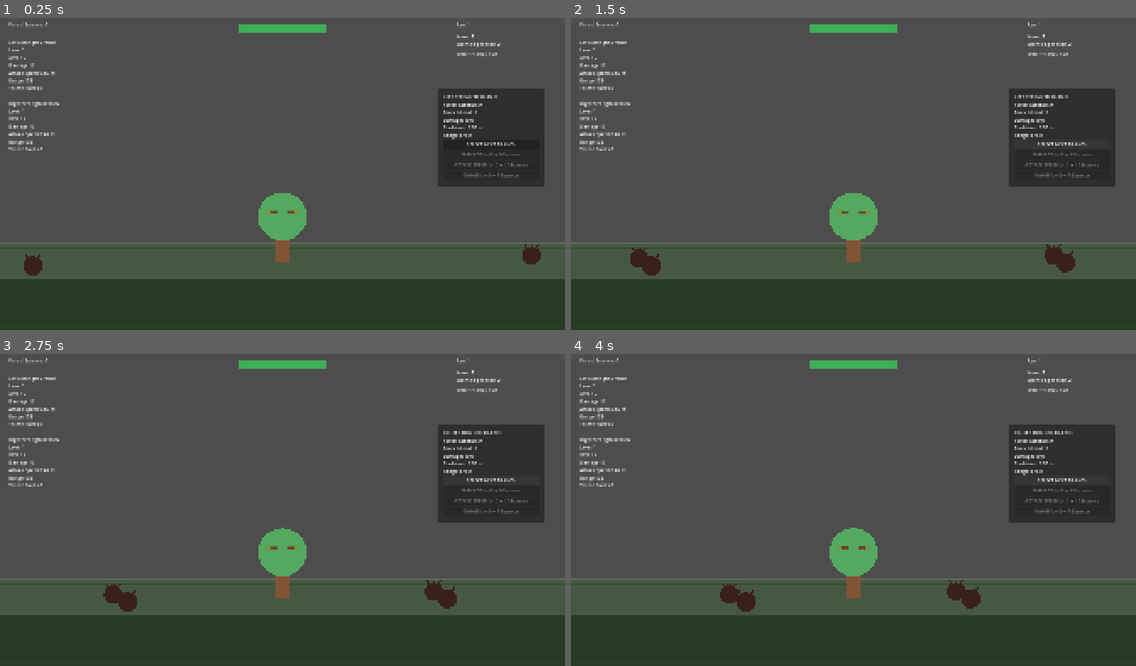
Above: before the commit, frames 1-4 (two rows, left to right).
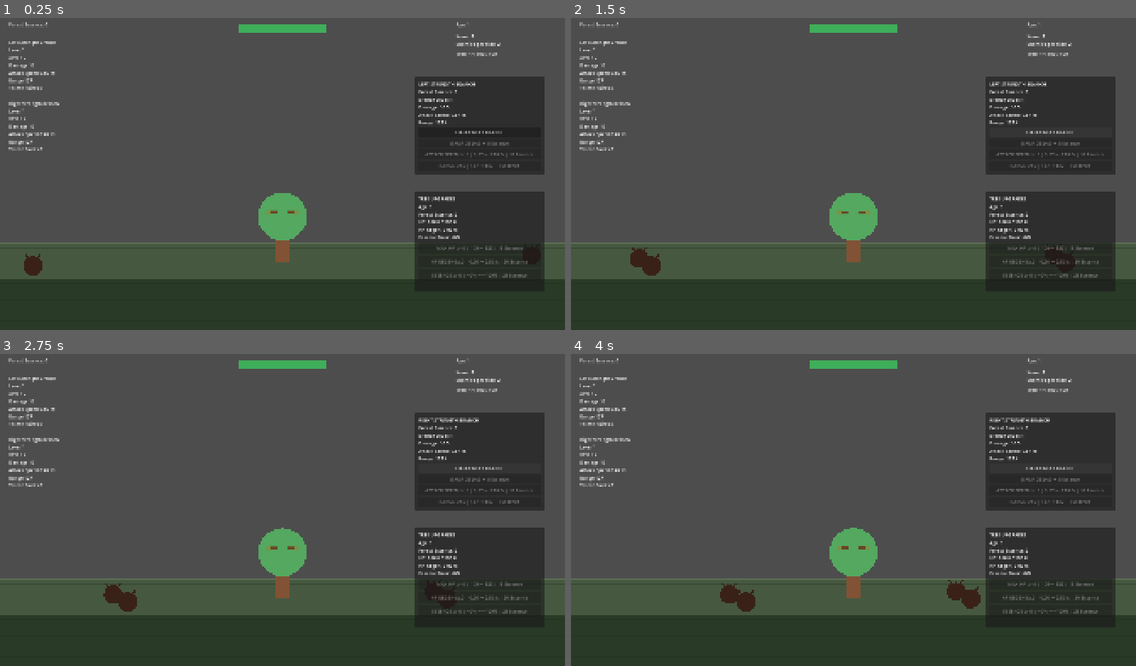
Above: after the commit, the same moments.

Repository: Triggggie/tree-guardian
Game: Godot game, scene res://scenes/main_world.tscn
The game is run twice, just before and just after one commit, with the same random seed, the same clock (stepped at 60 frames per second) and the same inputs.
Inputs:
- Up to frame 1 (0.25 s): no input
- Up to frame 2 (1.5 s): click "SELECT NEXT BRANCH" at 0.5 s; click "SELECT NEXT BRANCH" at 1.25 s
- Up to frame 3 (2.75 s): click "SELECT NEXT BRANCH" at 2 s
- Up to frame 4 (4 s): no input

The runs differ from the first frame. In frame 1, 9.2% of the frame differs, in the area x 5-97%, y 18-84%; in frame 2, 9.0%; in frame 3, 9.0%; in frame 4, 9.2%.

Commit message:
Rework branch range and unify attack speed UI

Diff:
--- a/scenes/main_world.tscn
+++ b/scenes/main_world.tscn
@@ -12,6 +12,7 @@
 [ext_resource type="Script" uid="uid://cm1hp5r1nupd8" path="res://scripts/health_bar.gd" id="9_oa7qk"]
 [ext_resource type="Script" uid="uid://bork7wfdehi0k" path="res://scripts/wave_message_label.gd" id="10_bokwj"]
 [ext_resource type="Script" uid="uid://b54clhb610ogx" path="res://scripts/branch_upgrade_panel.gd" id="11_avgj4"]
+[ext_resource type="Script" uid="uid://28ykddq1rea" path="res://scripts/tree_upgrade_panel.gd" id="12_sr1c3"]
 
 [sub_resource type="StyleBoxFlat" id="StyleBoxFlat_kdq54"]
 bg_color = Color(0.12156863, 0.16470589, 0.13333334, 1)
@@ -38,6 +39,7 @@
 
 [node name="Tree" parent="Entities" unique_id=1588258163 instance=ExtResource("1_6x5uh")]
 position = Vector2(960, 850)
+essence_gain_per_upgrade = 1.0
 
 [node name="Effects" type="Node2D" parent="." unique_id=1045736026]
 
@@ -141,19 +143,18 @@
 script = ExtResource("10_bokwj")
 
 [node name="BranchUpgradePanel" type="Panel" parent="UI" unique_id=596717638]
-offset_left = 1490.0
-offset_top = 260.0
+offset_left = 1410.0
+offset_top = 220.0
 offset_right = 1850.0
-offset_bottom = 590.0
+offset_bottom = 550.0
 script = ExtResource("11_avgj4")
 
 [node name="VBoxContainer" type="VBoxContainer" parent="UI/BranchUpgradePanel" unique_id=1610668744]
-custom_minimum_size = Vector2(330, 290)
 layout_mode = 0
-offset_left = 15.0
-offset_top = 15.0
-offset_right = 315.0
-offset_bottom = 345.0
+offset_left = 12.0
+offset_top = 12.0
+offset_right = 428.0
+offset_bottom = 318.0
 
 [node name="BranchNameLabel" type="Label" parent="UI/BranchUpgradePanel/VBoxContainer" unique_id=319389972]
 layout_mode = 2
@@ -162,15 +163,52 @@
 layout_mode = 2
 
 [node name="BranchSelectButton" type="Button" parent="UI/BranchUpgradePanel/VBoxContainer" unique_id=445675022]
+custom_minimum_size = Vector2(0, 34)
 layout_mode = 2
 
 [node name="DamageButton" type="Button" parent="UI/BranchUpgradePanel/VBoxContainer" unique_id=1364386985]
+custom_minimum_size = Vector2(0, 34)
 layout_mode = 2
 
 [node name="AttackSpeedButton" type="Button" parent="UI/BranchUpgradePanel/VBoxContainer" unique_id=453625647]
+custom_minimum_size = Vector2(0, 34)
 layout_mode = 2
 
 [node name="RangeButton" type="Button" parent="UI/BranchUpgradePanel/VBoxContainer" unique_id=1906190749]
+custom_minimum_size = Vector2(0, 34)
+layout_mode = 2
+
+[node name="TreeUpgradePanel" type="Panel" parent="UI" unique_id=1382964172]
+offset_left = 1410.0
+offset_top = 610.0
+offset_right = 1850.0
+offset_bottom = 950.0
+script = ExtResource("12_sr1c3")
+
+[node name="VBoxContainer" type="VBoxContainer" parent="UI/TreeUpgradePanel" unique_id=1447516474]
+custom_minimum_size = Vector2(330, 270)
+layout_mode = 0
+offset_left = 12.0
+offset_top = 12.0
+offset_right = 428.0
+offset_bottom = 328.0
+
+[node name="TitleLabel" type="Label" parent="UI/TreeUpgradePanel/VBoxContainer" unique_id=1830355213]
+layout_mode = 2
+
+[node name="TreeStatsLabel" type="Label" parent="UI/TreeUpgradePanel/VBoxContainer" unique_id=1310339472]
+layout_mode = 2
+
+[node name="MaxHealthButton" type="Button" parent="UI/TreeUpgradePanel/VBoxContainer" unique_id=946604884]
+custom_minimum_size = Vector2(0, 42)
+layout_mode = 2
+
+[node name="HealthRegenButton" type="Button" parent="UI/TreeUpgradePanel/VBoxContainer" unique_id=14561514]
+custom_minimum_size = Vector2(0, 42)
+layout_mode = 2
+
+[node name="EssenceGainButton" type="Button" parent="UI/TreeUpgradePanel/VBoxContainer" unique_id=1944836776]
+custom_minimum_size = Vector2(0, 42)
 layout_mode = 2
 
 [node name="Camera2D" type="Camera2D" parent="." unique_id=827092689]
--- a/scripts/bark_beetle.gd
+++ b/scripts/bark_beetle.gd
@@ -18,6 +18,7 @@
 @export_category("Health")
 @export var max_health: float = 30.0
 @export var xp_reward: int = 1
+@export var forest_essence_reward: int = 1
 
 @export_category("Attack")
 @export var attack_damage: float = 5.0
@@ -385,7 +386,14 @@
 	):
 		killer.add_xp(xp_reward)
 
-	drop_forest_essence()
+	var actual_essence_reward: int = (
+		get_actual_essence_reward()
+	)
+
+	drop_forest_essence(
+		actual_essence_reward
+	)
+
 	play_death_feedback()
 
 
@@ -415,15 +423,49 @@
 	death_tween.tween_callback(queue_free)
 
 
-func drop_forest_essence() -> void:
-	var essence: Node2D = (
-		FOREST_ESSENCE_SCENE.instantiate()
-		as Node2D
-	)
-
-	get_parent().add_child(essence)
-	essence.global_position = global_position
-
+func get_actual_essence_reward() -> int:
+	if not is_instance_valid(target_tree):
+		return max(
+			forest_essence_reward,
+			1
+		)
+
+	if target_tree.has_method(
+		"calculate_forest_essence_reward"
+	):
+		return target_tree.calculate_forest_essence_reward(
+			forest_essence_reward
+		)
+
+	return max(
+		forest_essence_reward,
+		1
+	)
+
+
+func drop_forest_essence(
+	drop_count: int
+) -> void:
+	if drop_count <= 0:
+		return
+
+	for drop_index in range(drop_count):
+		var essence: Node2D = (
+			FOREST_ESSENCE_SCENE.instantiate()
+			as Node2D
+		)
+
+		get_parent().add_child(essence)
+
+		var drop_offset := Vector2(
+			randf_range(-28.0, 28.0),
+			randf_range(-24.0, 8.0)
+		)
+
+		essence.global_position = (
+			global_position
+			+ drop_offset
+		)
 
 func stop_combat() -> void:
 	if is_dying:
--- a/scripts/branch_upgrade_panel.gd
+++ b/scripts/branch_upgrade_panel.gd
@@ -153,7 +153,6 @@
 				upgrade_callable
 			)
 
-
 func update_panel() -> void:
 	if not is_instance_valid(selected_branch):
 		branch_name_label.text = "NO BRANCH"
@@ -163,7 +162,6 @@
 		damage_button.disabled = true
 		attack_speed_button.disabled = true
 		range_button.disabled = true
-
 		return
 
 	branch_select_button.disabled = (
@@ -190,6 +188,11 @@
 	var cooldown: float = (
 		selected_branch.get_current_attack_cooldown()
 	)
+
+	var attack_speed: float = 0.0
+
+	if cooldown > 0.0:
+		attack_speed = 1.0 / cooldown
 
 	var attack_range: float = (
 		selected_branch.get_current_attack_range()
@@ -199,20 +202,19 @@
 		"Forest Essence: %d\n"
 		+ "Branch Level: %d\n"
 		+ "Damage: %.1f\n"
-		+ "Cooldown: %.2f s\n"
+		+ "Attack Speed: %.2f /s\n"
 		+ "Range: %.1f"
 	) % [
 		essence_amount,
 		selected_branch.branch_level,
 		damage,
-		cooldown,
+		attack_speed,
 		attack_range
 	]
 
 	update_damage_button(essence_amount)
 	update_attack_speed_button(essence_amount)
 	update_range_button(essence_amount)
-
 
 func get_branch_side_name() -> String:
 	if not is_instance_valid(selected_branch):
@@ -271,7 +273,6 @@
 		essence_amount < cost
 	)
 
-
 func update_attack_speed_button(
 	essence_amount: int
 ) -> void:
@@ -298,10 +299,36 @@
 		.get_attack_speed_upgrade_cost()
 	)
 
+	var current_cooldown: float = (
+		selected_branch.get_current_attack_cooldown()
+	)
+
+	var next_cooldown: float = max(
+		selected_branch.base_attack_cooldown
+		- (current_level + 1)
+		* selected_branch.cooldown_reduction_per_upgrade,
+		selected_branch.minimum_attack_cooldown
+	)
+
+	var current_attack_speed: float = 0.0
+	var next_attack_speed: float = 0.0
+
+	if current_cooldown > 0.0:
+		current_attack_speed = (
+			1.0 / current_cooldown
+		)
+
+	if next_cooldown > 0.0:
+		next_attack_speed = (
+			1.0 / next_cooldown
+		)
+
 	attack_speed_button.text = (
-		"ATTACK SPEED Lv.%d → %d Essence"
+		"ATTACK SPEED Lv.%d | %.2f → %.2f /s | %d Essence"
 		% [
 			current_level,
+			current_attack_speed,
+			next_attack_speed,
 			cost
 		]
 	)
@@ -310,7 +337,6 @@
 		essence_amount < cost
 	)
 
-
 func update_range_button(
 	essence_amount: int
 ) -> void:
@@ -318,9 +344,11 @@
 		selected_branch.range_upgrade_level
 	)
 
-	var maximum_level: int = (
+	var maximum_level: int = min(
 		selected_branch
-		.get_maximum_essence_upgrade_level()
+		.get_maximum_essence_upgrade_level(),
+		selected_branch
+		.get_maximum_range_upgrade_level()
 	)
 
 	if current_level >= maximum_level:
@@ -336,10 +364,28 @@
 		selected_branch.get_range_upgrade_cost()
 	)
 
+	var current_range: float = (
+		selected_branch.get_current_attack_range()
+	)
+
+	var next_range_bonus: float = min(
+		(current_level + 1)
+		* selected_branch.range_per_upgrade,
+		selected_branch.maximum_range_bonus
+	)
+
+	var next_range: float = (
+		selected_branch.get_current_length()
+		+ selected_branch.base_range_padding
+		+ next_range_bonus
+	)
+
 	range_button.text = (
-		"RANGE Lv.%d → %d Essence"
+		"RANGE Lv.%d | %.0f → %.0f | %d Essence"
 		% [
 			current_level,
+			current_range,
+			next_range,
 			cost
 		]
 	)
@@ -347,7 +393,6 @@
 	range_button.disabled = (
 		essence_amount < cost
 	)
-
 
 func _on_branch_select_button_pressed() -> void:
 	select_branch(
--- a/scripts/forest_essence.gd
+++ b/scripts/forest_essence.gd
@@ -11,7 +11,16 @@
 
 
 func _ready() -> void:
-	target_tree = get_tree().get_first_node_in_group("tree") as Node2D
+	target_tree = (
+		get_tree().get_first_node_in_group("tree")
+		as Node2D
+	)
+
+	# Orby nevylétnou všechny ve zcela stejný okamžik.
+	pickup_delay += randf_range(
+		0.0,
+		0.18
+	)
 
 
 func _process(delta: float) -> void:
@@ -28,18 +37,28 @@
 		move_speed * delta
 	)
 
-	if global_position.distance_to(target_tree.global_position) <= collect_distance:
+	if (
+		global_position.distance_to(
+			target_tree.global_position
+		)
+		<= collect_distance
+	):
 		collect()
 
 
 func collect() -> void:
 	if (
 		is_instance_valid(target_tree)
-		and target_tree.has_method("add_forest_essence")
+		and target_tree.has_method(
+			"add_forest_essence"
+		)
 	):
-		target_tree.add_forest_essence(essence_value)
+		target_tree.add_forest_essence(
+			essence_value
+		)
 
 	queue_free()
+
 
 func _draw() -> void:
 	draw_circle(
--- a/scripts/strength_branch.gd
+++ b/scripts/strength_branch.gd
@@ -23,13 +23,14 @@
 @export_enum("Left", "Right")
 var facing_side: int = 0
 
+# Přirozený dosah vychází z aktuální vizuální délky větve.
+# Padding zajišťuje, že i mladá větev dosáhne na brouka u stromu.
+@export var base_range_padding: float = 100.0
+
 @export var base_damage: float = 10.0
 @export var attack_angle_degrees: float = 18.0
 @export var attack_duration: float = 0.12
 
-@export var minimum_attack_range: float = 175.0
-@export var attack_range_bonus: float = 65.0
-
 @export var base_attack_cooldown: float = 1.5
 @export var minimum_attack_cooldown: float = 0.45
 
@@ -44,7 +45,8 @@
 @export var cooldown_reduction_per_upgrade: float = 0.08
 @export var attack_speed_upgrade_base_cost: int = 10
 
-@export var range_per_upgrade: float = 12.0
+@export var range_per_upgrade: float = 15.0
+@export var maximum_range_bonus: float = 150.0
 @export var range_upgrade_base_cost: int = 7
 
 @export_range(1.01, 5.0, 0.01)
@@ -238,19 +240,19 @@
 	)
 
 
+func get_current_range_bonus() -> float:
+	return min(
+		range_upgrade_level * range_per_upgrade,
+		maximum_range_bonus
+	)
+
+
 func get_current_attack_range() -> float:
-	var visual_reach: float = (
+	return (
 		get_current_length()
-		+ attack_range_bonus
-		+ range_upgrade_level
-		* range_per_upgrade
-	)
-
-	return max(
-		visual_reach,
-		minimum_attack_range
-	)
-
+		+ base_range_padding
+		+ get_current_range_bonus()
+	)
 
 func get_available_talent_points() -> int:
 	return available_talent_points
@@ -401,6 +403,12 @@
 
 
 func purchase_range_upgrade() -> bool:
+	if (
+		range_upgrade_level
+		>= get_maximum_range_upgrade_level()
+	):
+		return false
+
 	if not can_upgrade_stat(
 		range_upgrade_level
 	):
@@ -425,7 +433,6 @@
 	)
 
 	return true
-
 
 func print_upgrade_result(
 	upgrade_name: String,
@@ -861,3 +868,18 @@
 
 	if cooldown_timer.is_stopped():
 		cooldown_timer.start()
+
+
+func get_maximum_range_upgrade_level() -> int:
+	if range_per_upgrade <= 0.0:
+		return 0
+
+	return max(
+		int(
+			floor(
+				maximum_range_bonus
+				/ range_per_upgrade
+			)
+		),
+		0
+	)
--- a/scripts/tree.gd
+++ b/scripts/tree.gd
@@ -4,6 +4,10 @@
 signal forest_essence_changed(new_amount: int)
 signal age_changed(new_age: int)
 signal growth_changed(growth_factor: float)
+signal tree_upgrade_changed(
+	upgrade_id: StringName,
+	new_level: int
+)
 
 signal health_changed(
 	current_health: float,
@@ -18,6 +22,27 @@
 @export var max_health: float = 100.0
 
 
+@export_category("Essence Upgrades")
+@export_range(1, 50, 1)
+var base_tree_upgrade_limit: int = 3
+
+@export_range(1, 100, 1)
+var age_per_additional_upgrade_level: int = 5
+
+@export_range(1.01, 5.0, 0.01)
+var tree_upgrade_cost_growth: float = 1.40
+
+@export var max_health_per_upgrade: float = 20.0
+@export var max_health_upgrade_base_cost: int = 15
+
+@export var health_regeneration_per_upgrade: float = 0.50
+@export var health_regeneration_upgrade_base_cost: int = 20
+
+@export_range(0.01, 1.0, 0.01)
+var essence_gain_per_upgrade: float = 0.10
+@export var essence_gain_upgrade_base_cost: int = 25
+
+
 @export_category("Tree Growth")
 # Věk, při kterém strom dosáhne konečné fyzické velikosti.
 @export_range(1, 500, 1)
@@ -70,6 +95,15 @@
 
 var forest_essence: int = 0
 var age: int = 1
+
+var max_health_upgrade_level: int = 0
+var health_regeneration_upgrade_level: int = 0
+var essence_gain_upgrade_level: int = 0
+
+# Uchovává desetinnou část bonusové Essence.
+# Například +10 % z odměny 1 Essence se projeví
+# jednou dodatečnou Essence přibližně po deseti odměnách.
+var essence_fraction_buffer: float = 0.0
 
 var idle_time: float = 0.0
 var current_health: float
@@ -110,6 +144,8 @@
 		1.0 + breath,
 		1.0 - breath * 0.35
 	)
+
+	process_health_regeneration(delta)
 
 
 func _draw() -> void:
@@ -388,6 +424,254 @@
 	)
 
 
+func get_maximum_tree_upgrade_level() -> int:
+	var safe_age_interval: int = max(
+		age_per_additional_upgrade_level,
+		1
+	)
+
+	var additional_levels: int = int(
+		floor(
+			float(max(age - 1, 0))
+			/ float(safe_age_interval)
+		)
+	)
+
+	return max(
+		base_tree_upgrade_limit + additional_levels,
+		1
+	)
+
+
+func get_tree_upgrade_cost(
+	base_cost: int,
+	current_upgrade_level: int
+) -> int:
+	var calculated_cost: float = (
+		float(base_cost)
+		* pow(
+			tree_upgrade_cost_growth,
+			current_upgrade_level
+		)
+	)
+
+	return max(
+		int(round(calculated_cost)),
+		1
+	)
+
+
+func get_max_health_upgrade_cost() -> int:
+	return get_tree_upgrade_cost(
+		max_health_upgrade_base_cost,
+		max_health_upgrade_level
+	)
+
+
+func get_health_regeneration_upgrade_cost() -> int:
+	return get_tree_upgrade_cost(
+		health_regeneration_upgrade_base_cost,
+		health_regeneration_upgrade_level
+	)
+
+
+func get_essence_gain_upgrade_cost() -> int:
+	return get_tree_upgrade_cost(
+		essence_gain_upgrade_base_cost,
+		essence_gain_upgrade_level
+	)
+
+
+func can_upgrade_tree_stat(
+	current_upgrade_level: int
+) -> bool:
+	return (
+		current_upgrade_level
+		< get_maximum_tree_upgrade_level()
+	)
+
+
+func get_current_health_regeneration() -> float:
+	return (
+		health_regeneration_upgrade_level
+		* health_regeneration_per_upgrade
+	)
+
+
+func get_current_essence_multiplier() -> float:
+	return (
+		1.0
+		+ essence_gain_upgrade_level
+		* essence_gain_per_upgrade
+	)
+
+
+func purchase_max_health_upgrade() -> bool:
+	if not can_upgrade_tree_stat(
+		max_health_upgrade_level
+	):
+		return false
+
+	var cost: int = get_max_health_upgrade_cost()
+
+	if not spend_forest_essence(cost):
+		return false
+
+	max_health_upgrade_level += 1
+	max_health += max_health_per_upgrade
+	current_health = min(
+		current_health + max_health_per_upgrade,
+		max_health
+	)
+
+	tree_upgrade_changed.emit(
+		&"max_health",
+		max_health_upgrade_level
+	)
+
+	health_changed.emit(
+		current_health,
+		max_health
+	)
+
+	print_tree_upgrade_result(
+		"Maximum HP",
+		max_health_upgrade_level,
+		cost
+	)
+
+	return true
+
+
+func purchase_health_regeneration_upgrade() -> bool:
+	if not can_upgrade_tree_stat(
+		health_regeneration_upgrade_level
+	):
+		return false
+
+	var cost: int = (
+		get_health_regeneration_upgrade_cost()
+	)
+
+	if not spend_forest_essence(cost):
+		return false
+
+	health_regeneration_upgrade_level += 1
+
+	tree_upgrade_changed.emit(
+		&"health_regeneration",
+		health_regeneration_upgrade_level
+	)
+
+	print_tree_upgrade_result(
+		"HP Regeneration",
+		health_regeneration_upgrade_level,
+		cost
+	)
+
+	return true
+
+
+func purchase_essence_gain_upgrade() -> bool:
+	if not can_upgrade_tree_stat(
+		essence_gain_upgrade_level
+	):
+		return false
+
+	var cost: int = get_essence_gain_upgrade_cost()
+
+	if not spend_forest_essence(cost):
+		return false
+
+	essence_gain_upgrade_level += 1
+
+	tree_upgrade_changed.emit(
+		&"essence_gain",
+		essence_gain_upgrade_level
+	)
+
+	print_tree_upgrade_result(
+		"Essence Gain",
+		essence_gain_upgrade_level,
+		cost
+	)
+
+	return true
+
+
+func print_tree_upgrade_result(
+	upgrade_name: String,
+	new_upgrade_level: int,
+	cost: int
+) -> void:
+	print(
+		upgrade_name,
+		" upgraded to Level ",
+		new_upgrade_level,
+		" | Cost: ",
+		cost,
+		" | Max HP: ",
+		max_health,
+		" | HP Regen: ",
+		get_current_health_regeneration(),
+		"/s | Essence Gain: x",
+		get_current_essence_multiplier()
+	)
+
+
+func process_health_regeneration(delta: float) -> void:
+	if is_dead:
+		return
+
+	if current_health >= max_health:
+		return
+
+	var regeneration_per_second: float = (
+		get_current_health_regeneration()
+	)
+
+	if regeneration_per_second <= 0.0:
+		return
+
+	current_health = min(
+		current_health
+		+ regeneration_per_second * delta,
+		max_health
+	)
+
+	health_changed.emit(
+		current_health,
+		max_health
+	)
+
+
+func calculate_forest_essence_reward(
+	base_amount: int
+) -> int:
+	if base_amount <= 0:
+		return 0
+
+	var exact_reward: float = (
+		float(base_amount)
+		* get_current_essence_multiplier()
+		+ essence_fraction_buffer
+	)
+
+	var rewarded_essence: int = int(
+		floor(exact_reward)
+	)
+
+	essence_fraction_buffer = (
+		exact_reward
+		- float(rewarded_essence)
+	)
+
+	return max(
+		rewarded_essence,
+		1
+	)
+
+
 func add_forest_essence(amount: int) -> void:
 	if amount <= 0:
 		return
@@ -397,7 +681,6 @@
 	forest_essence_changed.emit(
 		forest_essence
 	)
-
 
 func add_age(amount: int) -> void:
 	if amount <= 0:
--- /dev/null
+++ b/scripts/tree_upgrade_panel.gd
@@ -0,0 +1,359 @@
+extends Panel
+
+
+@onready var title_label: Label = (
+	$VBoxContainer/TitleLabel
+)
+
+@onready var tree_stats_label: Label = (
+	$VBoxContainer/TreeStatsLabel
+)
+
+@onready var max_health_button: Button = (
+	$VBoxContainer/MaxHealthButton
+)
+
+@onready var health_regen_button: Button = (
+	$VBoxContainer/HealthRegenButton
+)
+
+@onready var essence_gain_button: Button = (
+	$VBoxContainer/EssenceGainButton
+)
+
+
+var tree_node: Node
+
+
+func _ready() -> void:
+	tree_node = (
+		get_tree().get_first_node_in_group("tree")
+	)
+
+	title_label.text = "TREE UPGRADES"
+
+	max_health_button.pressed.connect(
+		_on_max_health_button_pressed
+	)
+
+	health_regen_button.pressed.connect(
+		_on_health_regen_button_pressed
+	)
+
+	essence_gain_button.pressed.connect(
+		_on_essence_gain_button_pressed
+	)
+
+	connect_tree_signals()
+	update_panel()
+
+
+func connect_tree_signals() -> void:
+	if not is_instance_valid(tree_node):
+		return
+
+	if tree_node.has_signal(
+		"forest_essence_changed"
+	):
+		tree_node.forest_essence_changed.connect(
+			_on_forest_essence_changed
+		)
+
+	if tree_node.has_signal(
+		"health_changed"
+	):
+		tree_node.health_changed.connect(
+			_on_health_changed
+		)
+
+	if tree_node.has_signal(
+		"age_changed"
+	):
+		tree_node.age_changed.connect(
+			_on_age_changed
+		)
+
+	if tree_node.has_signal(
+		"tree_upgrade_changed"
+	):
+		tree_node.tree_upgrade_changed.connect(
+			_on_tree_upgrade_changed
+		)
+
+
+func update_panel() -> void:
+	if not is_instance_valid(tree_node):
+		title_label.text = "TREE NOT FOUND"
+		tree_stats_label.text = ""
+
+		max_health_button.disabled = true
+		health_regen_button.disabled = true
+		essence_gain_button.disabled = true
+
+		return
+
+	title_label.text = "TREE UPGRADES"
+
+	var essence_amount: int = 0
+
+	if tree_node.has_method(
+		"get_forest_essence"
+	):
+		essence_amount = (
+			tree_node.get_forest_essence()
+		)
+
+	var health_regeneration: float = 0.0
+
+	if tree_node.has_method(
+		"get_current_health_regeneration"
+	):
+		health_regeneration = (
+			tree_node
+			.get_current_health_regeneration()
+		)
+
+	var essence_multiplier: float = 1.0
+
+	if tree_node.has_method(
+		"get_current_essence_multiplier"
+	):
+		essence_multiplier = (
+			tree_node
+			.get_current_essence_multiplier()
+		)
+
+	tree_stats_label.text = (
+		"Age: %d\n"
+		+ "Forest Essence: %d\n"
+		+ "HP: %.1f / %.1f\n"
+		+ "HP Regen: %.2f /s\n"
+		+ "Essence Gain: +%.0f%%"
+	) % [
+		tree_node.age,
+		essence_amount,
+		tree_node.current_health,
+		tree_node.max_health,
+		health_regeneration,
+		(essence_multiplier - 1.0) * 100.0
+	]
+
+	update_max_health_button(
+		essence_amount
+	)
+
+	update_health_regen_button(
+		essence_amount
+	)
+
+	update_essence_gain_button(
+		essence_amount
+	)
+
+
+func update_max_health_button(
+	essence_amount: int
+) -> void:
+	var current_level: int = (
+		tree_node.max_health_upgrade_level
+	)
+
+	var maximum_level: int = (
+		tree_node.get_maximum_tree_upgrade_level()
+	)
+
+	if current_level >= maximum_level:
+		max_health_button.text = (
+			"MAX HP Lv.%d — MAX"
+			% current_level
+		)
+
+		max_health_button.disabled = true
+		return
+
+	var cost: int = (
+		tree_node.get_max_health_upgrade_cost()
+	)
+
+	var next_max_health: float = (
+		tree_node.max_health
+		+ tree_node.max_health_per_upgrade
+	)
+
+	max_health_button.text = (
+		"MAX HP Lv.%d | %.0f → %.0f | %d Essence"
+		% [
+			current_level,
+			tree_node.max_health,
+			next_max_health,
+			cost
+		]
+	)
+
+	max_health_button.disabled = (
+		essence_amount < cost
+	)
+
+
+func update_health_regen_button(
+	essence_amount: int
+) -> void:
+	var current_level: int = (
+		tree_node.health_regeneration_upgrade_level
+	)
+
+	var maximum_level: int = (
+		tree_node.get_maximum_tree_upgrade_level()
+	)
+
+	if current_level >= maximum_level:
+		health_regen_button.text = (
+			"HP REGEN Lv.%d — MAX"
+			% current_level
+		)
+
+		health_regen_button.disabled = true
+		return
+
+	var cost: int = (
+		tree_node
+		.get_health_regeneration_upgrade_cost()
+	)
+
+	var current_regeneration: float = (
+		tree_node.get_current_health_regeneration()
+	)
+
+	var next_regeneration: float = (
+		current_regeneration
+		+ tree_node.health_regeneration_per_upgrade
+	)
+
+	health_regen_button.text = (
+		"HP REGEN Lv.%d | %.2f → %.2f/s | %d Essence"
+		% [
+			current_level,
+			current_regeneration,
+			next_regeneration,
+			cost
+		]
+	)
+
+	health_regen_button.disabled = (
+		essence_amount < cost
+	)
+
+
+func update_essence_gain_button(
+	essence_amount: int
+) -> void:
+	var current_level: int = (
+		tree_node.essence_gain_upgrade_level
+	)
+
+	var maximum_level: int = (
+		tree_node.get_maximum_tree_upgrade_level()
+	)
+
+	if current_level >= maximum_level:
+		essence_gain_button.text = (
+			"ESSENCE GAIN Lv.%d — MAX"
+			% current_level
+		)
+
+		essence_gain_button.disabled = true
+		return
+
+	var cost: int = (
+		tree_node.get_essence_gain_upgrade_cost()
+	)
+
+	var current_bonus: float = (
+		(
+			tree_node.get_current_essence_multiplier()
+			- 1.0
+		)
+		* 100.0
+	)
+
+	var next_bonus: float = (
+		current_bonus
+		+ tree_node.essence_gain_per_upgrade
+		* 100.0
+	)
+
+	essence_gain_button.text = (
+		"ESSENCE Lv.%d | +%.0f%% → +%.0f%% | %d Essence"
+		% [
+			current_level,
+			current_bonus,
+			next_bonus,
+			cost
+		]
+	)
+
+	essence_gain_button.disabled = (
+		essence_amount < cost
+	)
+
+
+func _on_max_health_button_pressed() -> void:
+	if not is_instance_valid(tree_node):
+		return
+
+	if tree_node.has_method(
+		"purchase_max_health_upgrade"
+	):
+		tree_node.purchase_max_health_upgrade()
+
+	update_panel()
+
+
+func _on_health_regen_button_pressed() -> void:
+	if not is_instance_valid(tree_node):
+		return
+
+	if tree_node.has_method(
+		"purchase_health_regeneration_upgrade"
+	):
+		tree_node.purchase_health_regeneration_upgrade()
+
+	update_panel()
+
+
+func _on_essence_gain_button_pressed() -> void:
+	if not is_instance_valid(tree_node):
+		return
+
+	if tree_node.has_method(
+		"purchase_essence_gain_upgrade"
+	):
+		tree_node.purchase_essence_gain_upgrade()
+
+	update_panel()
+
+
+func _on_forest_essence_changed(
+	_new_amount: int
+) -> void:
+	update_panel()
+
+
+func _on_health_changed(
+	_current_health: float,
+	_maximum_health: float
+) -> void:
+	update_panel()
+
+
+func _on_age_changed(
+	_new_age: int
+) -> void:
+	update_panel()
+
+
+func _on_tree_upgrade_changed(
+	_upgrade_id: StringName,
+	_new_level: int
+) -> void:
+	update_panel()
Not shown, added: scripts/tree_upgrade_panel.gd.uid
